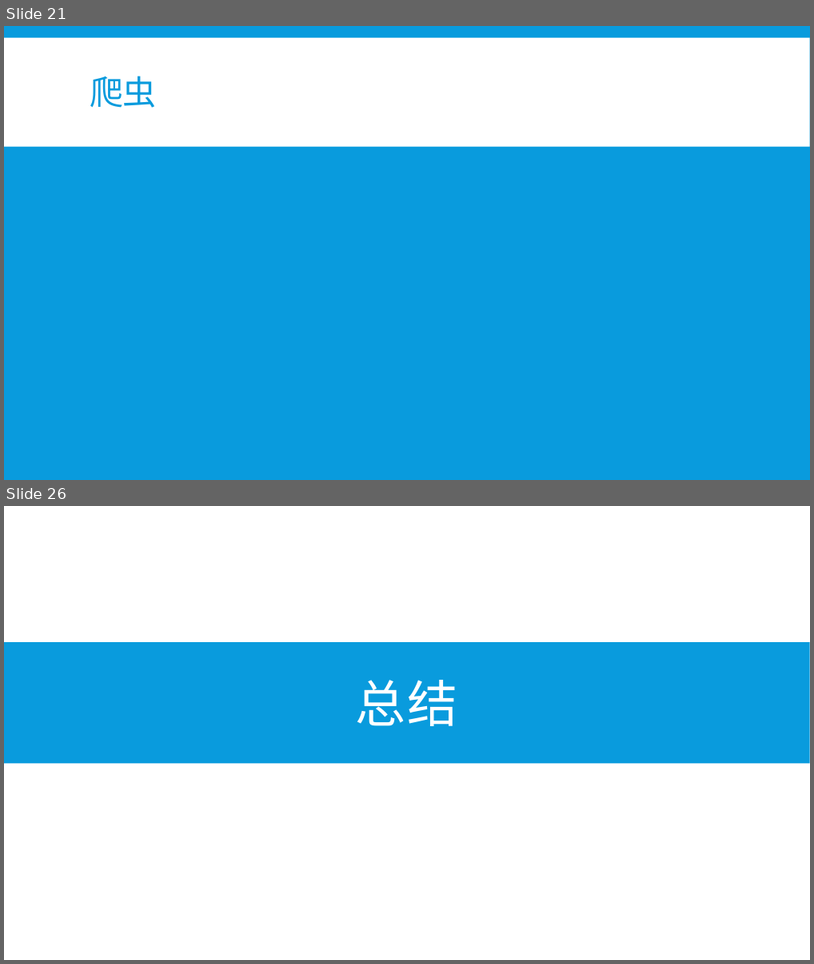
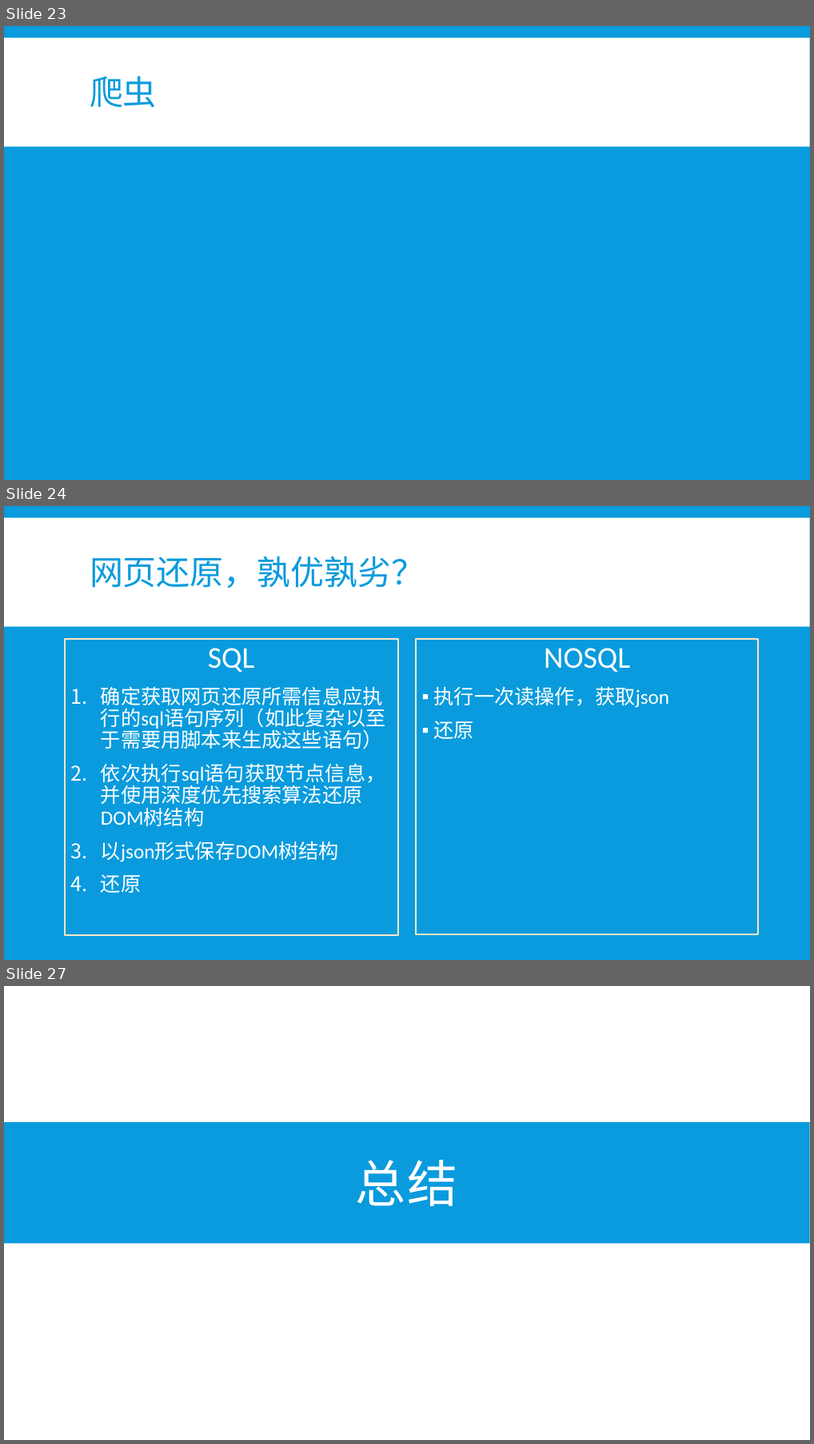
Before and after one commit to b4ubles/PCBNS, a slide deck: doc/NoSQL vs SQL.pptx. Shown one above the other, each under a label of ours: slides 21 and 26 before the commit, slides 23, 24 and 27 after it; the slides between them are not shown. The pictures are 814x964 and 814x1444 pixels, drawn with LibreOffice and Linux fonts; fonts in the diff are those of the drawing. Boxes give left, top, right and bottom in pixels: in the first picture for what was removed or moved away, otherwise in the second. Text is boxed around its words. In the diff, an @@ line names an element or a change of style, - is before the commit and + after.

```diff
--- a/doc/NoSQL vs SQL.pptx
+++ b/doc/NoSQL vs SQL.pptx
@@ slide 24 added at [4,506,810,960], background #099BDD; not listed: 1 template element that a slide beside it also shows @@
@@ title added at [90,556,426,588], 40 pt, text #099BDD @@
+网页还原，孰优孰劣？
@@ text added at [65,639,398,936], outline #FFE6C5 2 pt, 24 pt, text #FFFFFF @@
+SQL
+1. 确定获取网页还原所需信息应执行的sql语句序列（如此复杂以至于需要用脚本来生成这些语句）
+2. 依次执行sql语句获取节点信息，并使用深度优先搜索算法还原DOM树结构
+3. 以json形式保存DOM树结构
+4. 还原
@@ text added at [416,639,758,934], outline #FFE6C5 2 pt, 24 pt, text #FFFFFF @@
+NOSQL
+▪ 执行一次读操作，获取json
+▪ 还原
@@ what was slide 21 is now slide 23 @@
@@ what was slide 26 is now slide 27 @@
```
Also in this commit, not shown: 14 slides changed, 5 other slides added, 5 slides removed.
